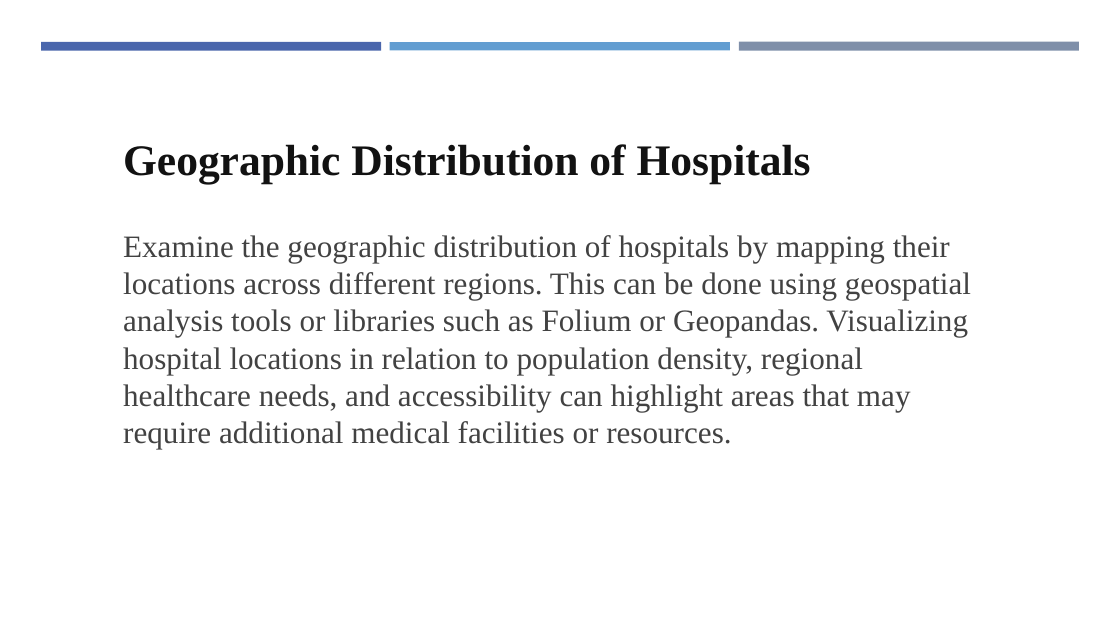
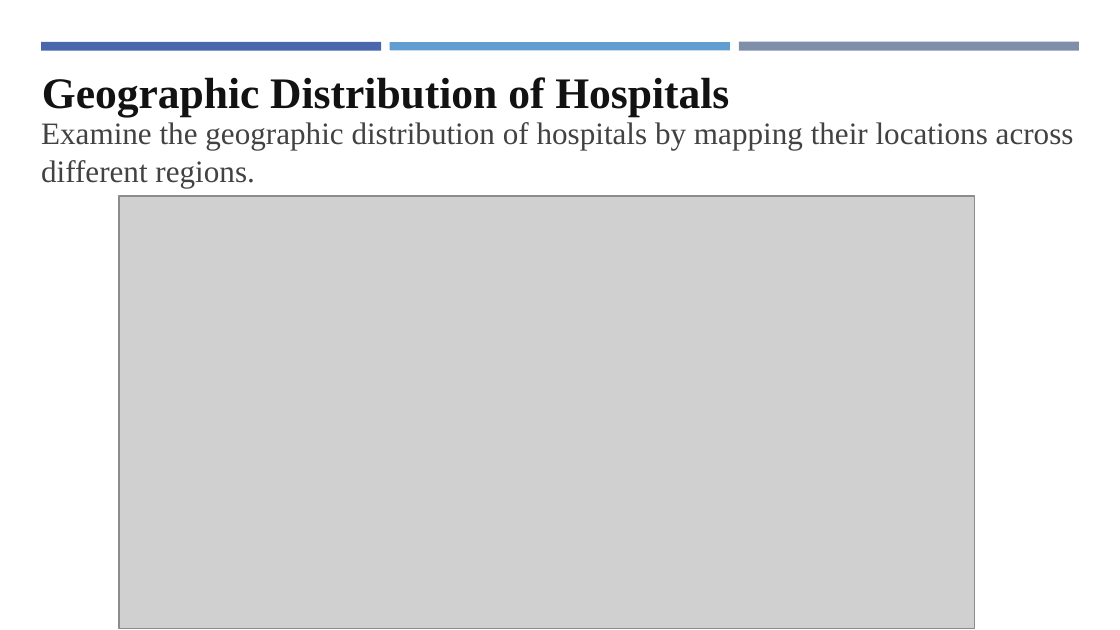
Before and after one commit to kouakoua1/Hospital-Analysis, a slide deck: slide 15 of 5 - Hospital Data Analysis report - Presentation.pptx (slide 27 before the commit). Drawn at 1120x630 pixels with LibreOffice and Linux fonts; fonts in the diff are those of the drawing; grey boxes stand for pictures. Boxes give left, top, right and bottom in pixels: in the first picture for what was removed or moved away, otherwise in the second. Text is boxed around its words. In the diff, an @@ line names an element or a change of style, - is before the commit and + after.

```diff
--- a/5 - Hospital Data Analysis report - Presentation.pptx
+++ b/5 - Hospital Data Analysis report - Presentation.pptx
@@ text "Geographic Distribution of Hospitals": place and size @@
-text "Geographic Distribution of Hospitals" at (123,144,811,183)
+text "Geographic Distribution of Hospitals" at (42,77,729,117)
@@ text at (41,122,1074,187): text changed @@
-Examine the geographic distribution of hospitals by mapping their locations across different regions. This can be done using geospatial analysis tools or libraries such as Folium or Geopandas. Visualizing hospital locations in relation to population density, regional healthcare needs, and accessibility can highlight areas that may require additional medical facilities or resources.
+Examine the geographic distribution of hospitals by mapping their locations across different regions.
@@ picture added at (119,196,974,628) @@
```
Also in this commit, not shown: 18 other slides changed, 5 slides added, 21 slides removed.
